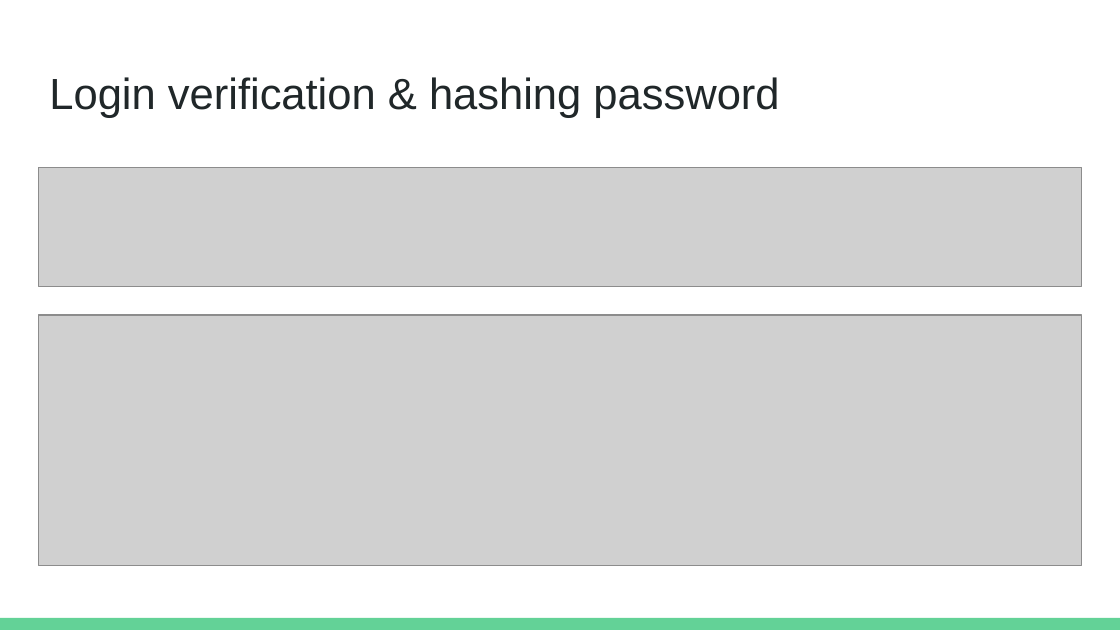
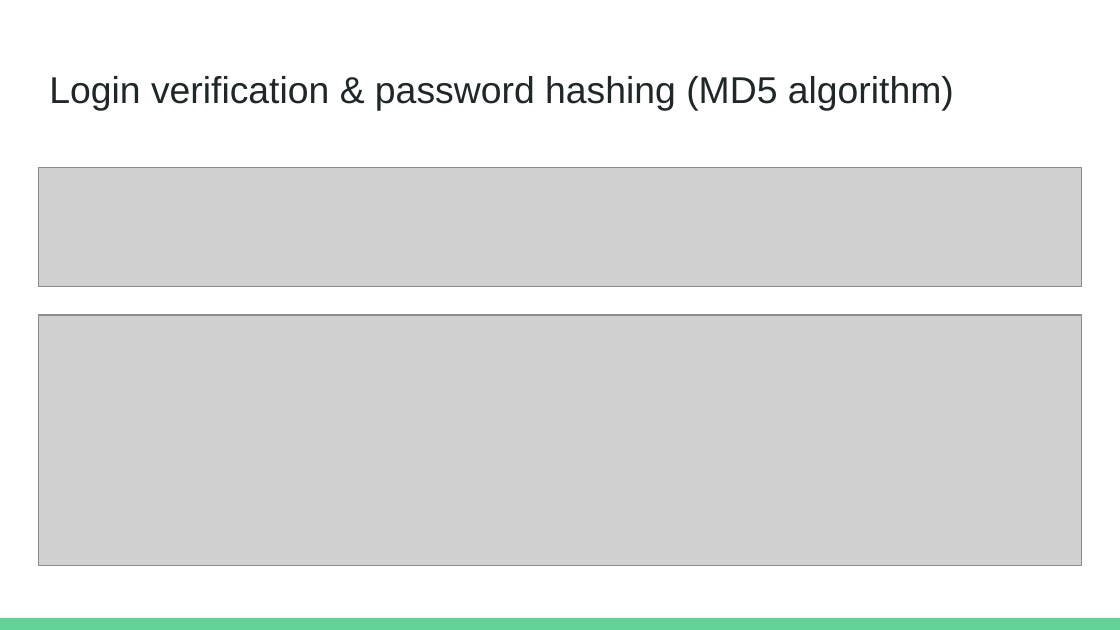
Before and after one commit to eduardosantoshf/coffee-management-system, a slide deck: slide 8 of E-Cafe.pptx (slide 9 before the commit). Drawn at 1120x630 pixels with LibreOffice and Linux fonts; fonts in the diff are those of the drawing; grey boxes stand for pictures. Boxes give left, top, right and bottom in pixels: in the first picture for what was removed or moved away, otherwise in the second. Text is boxed around its words. In the diff, an @@ line names an element or a change of style, - is before the commit and + after.

Commit message:
Final presentation

```diff
--- a/E-Cafe.pptx
+++ b/E-Cafe.pptx
@@ title at [49, 76, 954, 110]: text changed; size 28 to 24 pt @@
-Login verification & hashing password
+Login verification & password hashing (MD5 algorithm)
```
Also in this commit, not shown: 1 slide removed.
